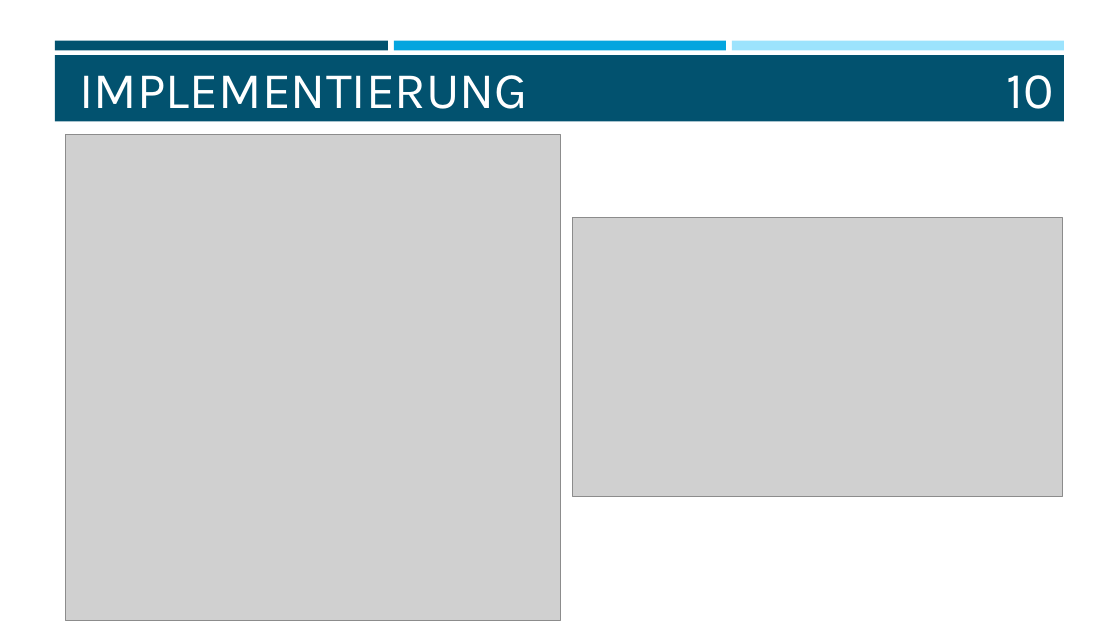
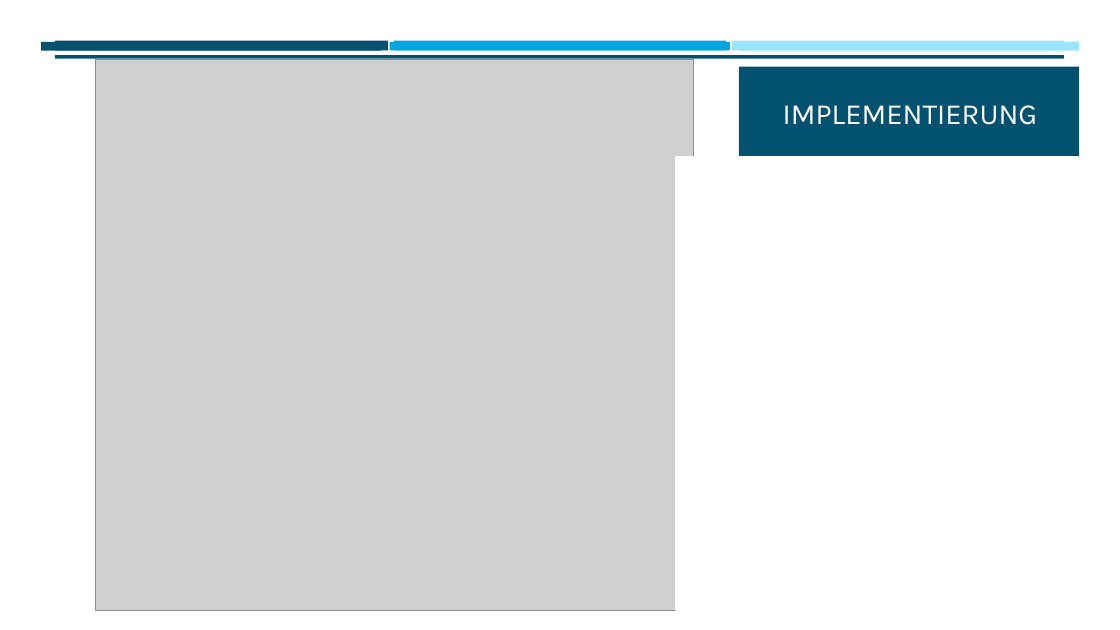
Before and after one commit to mzakarian/Reinforcement-Learning-SARSA-Q-Learning, a slide deck: slide 10 of misc/WISSEN.pptx. Drawn at 1120x630 pixels with LibreOffice and Linux fonts; fonts in the diff are those of the drawing; grey boxes stand for pictures. Boxes give left, top, right and bottom in pixels: in the first picture for what was removed or moved away, otherwise in the second. Text is boxed around its words. In the diff, an @@ line names an element or a change of style, - is before the commit and + after.

Commit message:
Präsentation

```diff
--- a/misc/WISSEN.pptx
+++ b/misc/WISSEN.pptx
@@ rectangle added at box(0, 59, 1120, 630), fill #FFFFFF @@
@@ rectangle added at box(41, 42, 381, 50), fill #02526F @@
@@ picture: place and size @@
-picture at box(66, 134, 560, 620)
+picture at box(96, 59, 694, 610)
@@ rectangle added at box(390, 42, 730, 50), fill #04A5DF @@
@@ rectangle added at box(739, 42, 1079, 51), fill #9CE3FD @@
@@ rectangle added at box(739, 66, 1079, 587), fill #02526F @@
@@ title "IMPLEMENTIERUNG": place and size @@
-title "IMPLEMENTIERUNG" at box(80, 75, 528, 109)
+title "IMPLEMENTIERUNG" at box(783, 105, 1037, 125)
@@ title "IMPLEMENTIERUNG" at box(783, 105, 1037, 125): size 44 to 25 pt; alignment left to centre; vertical alignment middle to bottom @@
@@ page number removed at box(1006, 75, 1053, 109) @@
-10
@@ rectangle added at box(676, 157, 1117, 611), fill #FFFFFF, outline #FFFFFF 1.75 pt @@
@@ picture removed at box(573, 218, 1063, 497) @@
```
Also in this commit, not shown: 2 other slides changed, 3 slides added, 1 slide removed, 1 other file.
